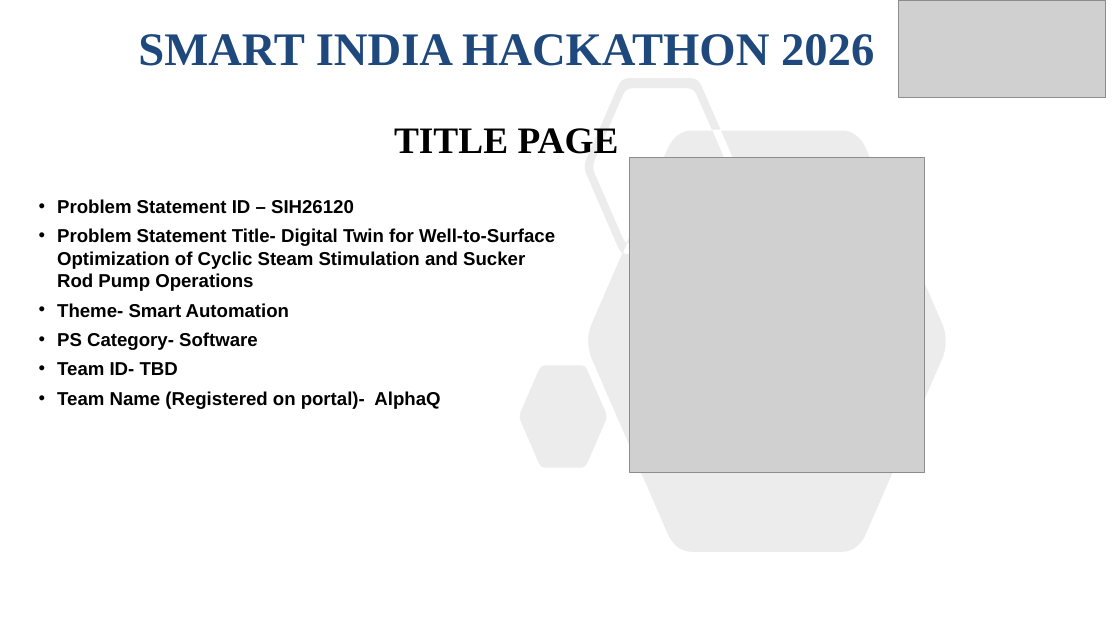
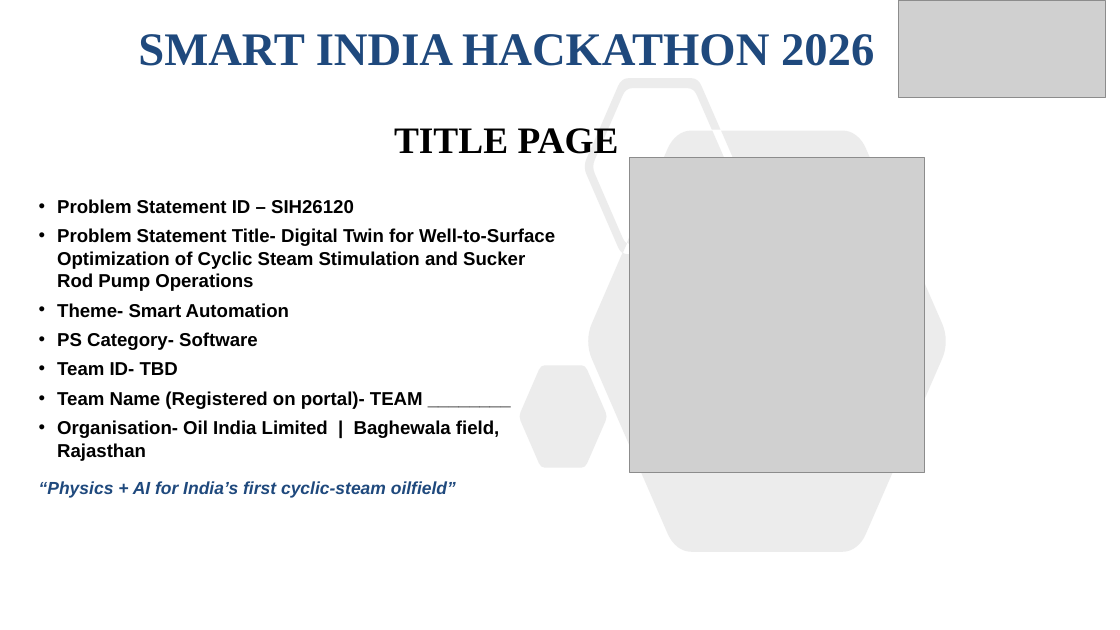
Before and after one commit to grv-io/sih2026-baghewala-digital-twin, a slide deck: slide 1 of ppt/final/SIH26120_Idea_Presentation_STRICT.pptx. Drawn at 1120x630 pixels with LibreOffice and Linux fonts; fonts in the diff are those of the drawing; grey boxes stand for pictures. Boxes give left, top, right and bottom in pixels: in the first picture for what was removed or moved away, otherwise in the second. Text is boxed around its words. In the diff, an @@ line names an element or a change of style, - is before the commit and + after.

```diff
--- a/ppt/final/SIH26120_Idea_Presentation_STRICT.pptx
+++ b/ppt/final/SIH26120_Idea_Presentation_STRICT.pptx
@@ text at bbox=[39, 391, 499, 498]: text changed @@
-• Team Name (Registered on portal)- AlphaQ
+• Team Name (Registered on portal)- TEAM ________
+• Organisation- Oil India Limited | Baghewala field, Rajasthan
+“Physics + AI for India’s first cyclic-steam oilfield”
```
Also in this commit, not shown: 5 other slides changed, 3 other files.
